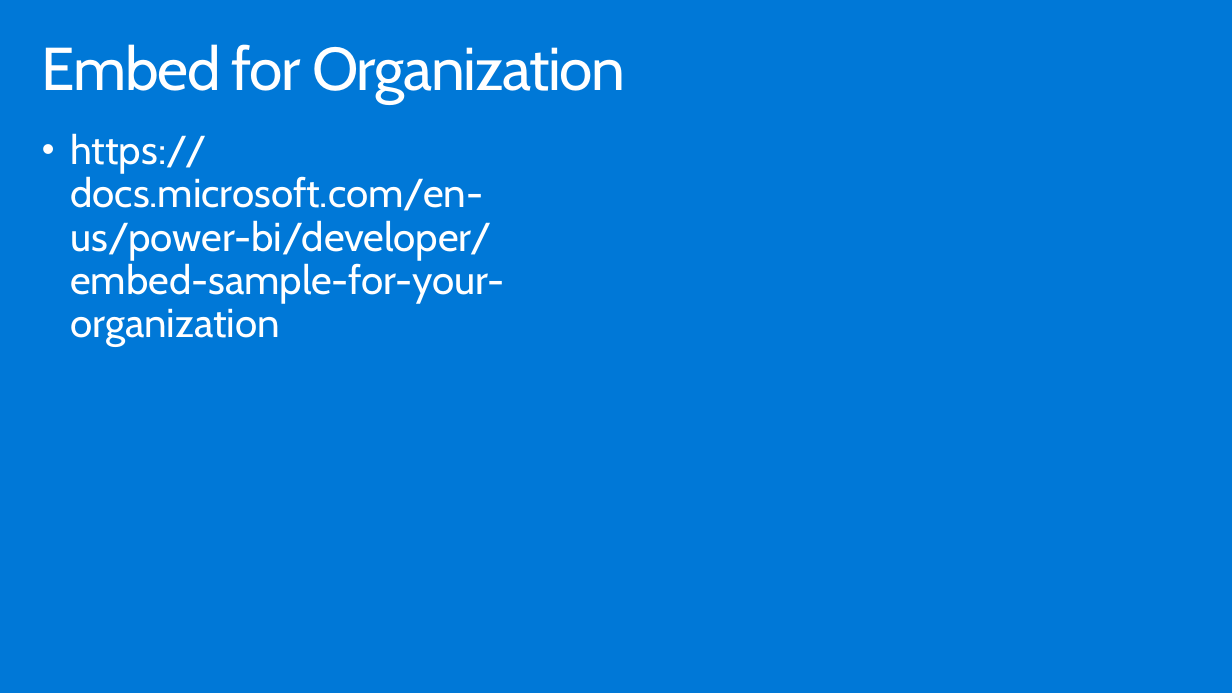
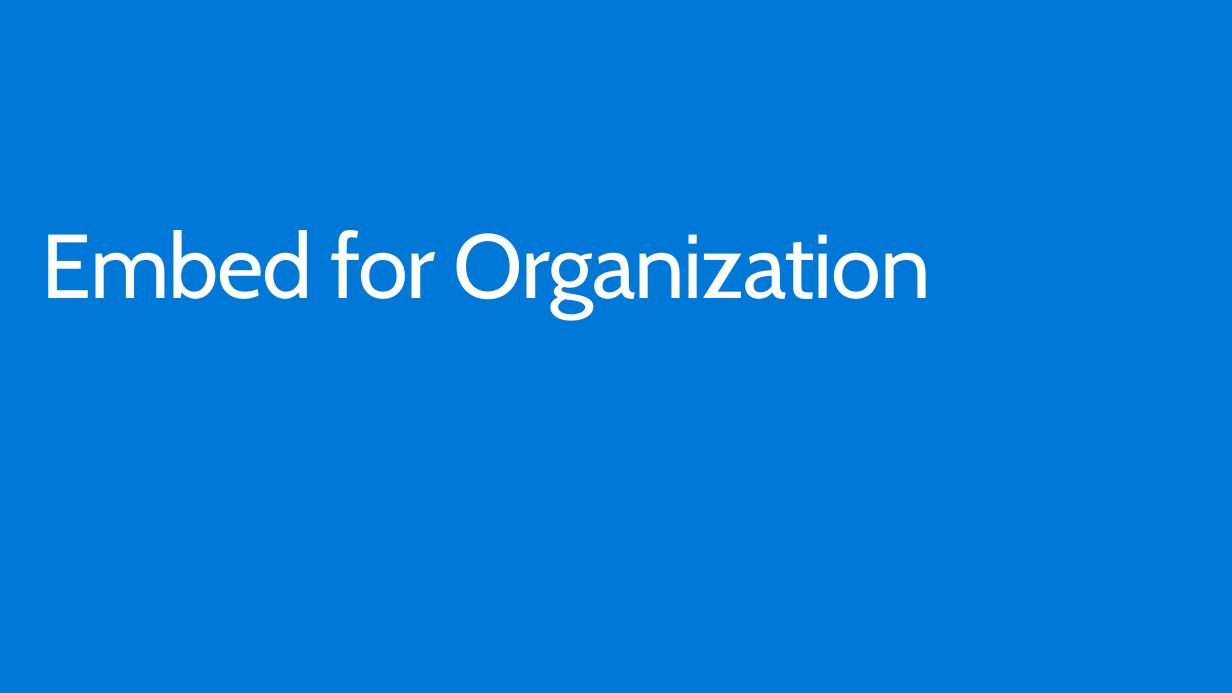
Before and after one commit to hnc198/AzurePowerBI, a slide deck: slide 6 of Hands-on Modules/Embedding/5. Ways to Embed Power BI objects.pptx (slide 7 before the commit). Drawn at 1232x693 pixels with LibreOffice and Linux fonts; fonts in the diff are those of the drawing. Boxes give left, top, right and bottom in pixels: in the first picture for what was removed or moved away, otherwise in the second. Text is boxed around its words. In the diff, an @@ line names an element or a change of style, - is before the commit and + after.

```diff
--- a/Hands-on Modules/Embedding/5. Ways to Embed Power BI objects.pptx
+++ b/Hands-on Modules/Embedding/5. Ways to Embed Power BI objects.pptx
@@ text removed at bbox=[70, 133, 505, 347] @@
-• https://docs.microsoft.com/en-us/power-bi/developer/embed-sample-for-your-organization
@@ title "Embed for Organization": place and size @@
-title "Embed for Organization" at bbox=[42, 44, 625, 103]
+title "Embed for Organization" at bbox=[42, 230, 931, 318]
@@ title "Embed for Organization" at bbox=[42, 230, 931, 318]: size 47 to 70.6 pt @@
```
Also in this commit, not shown: 4 other slides changed, 3 slides added, 4 other files.
